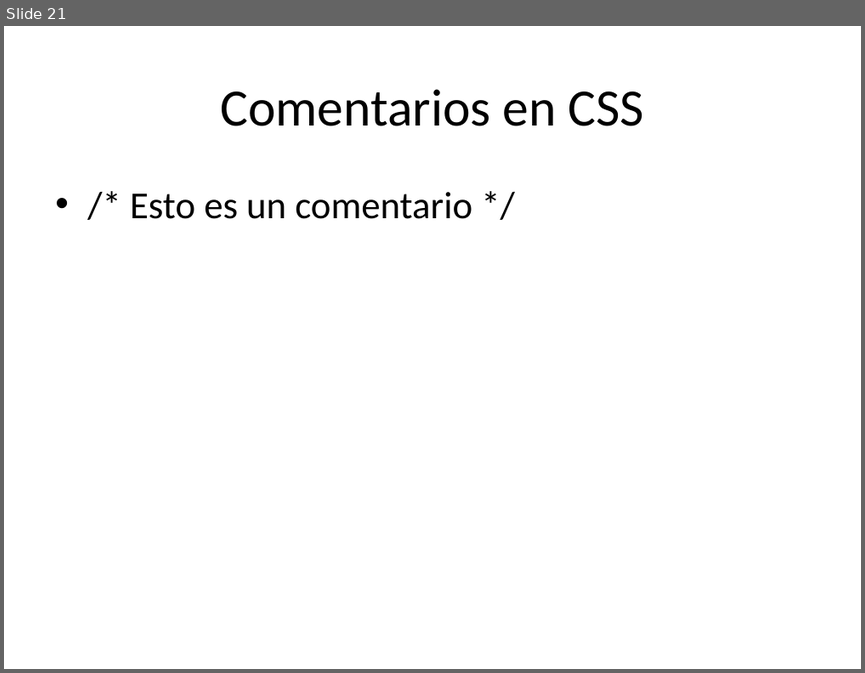
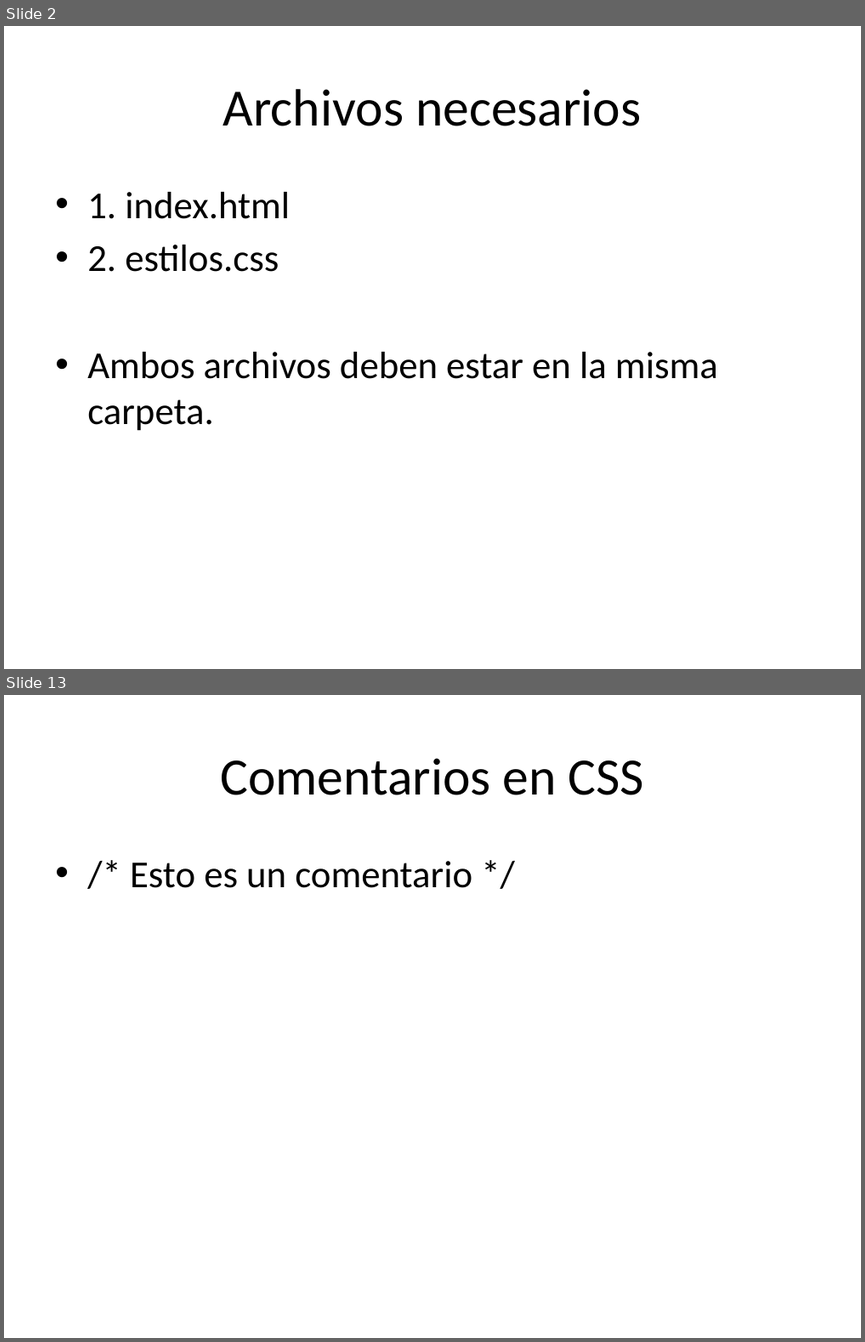
Before and after one commit to santillanlc/ImplementaPaginasWeb, a slide deck: Practica_CSS_Basico28-01-26.pptx. Shown one above the other, each under a label of ours: slide 21 before the commit, slides 2 and 13 after it; the slides between them are not shown. The pictures are 865x673 and 865x1342 pixels, drawn with LibreOffice and Linux fonts; fonts in the diff are those of the drawing. Boxes give left, top, right and bottom in pixels: in the first picture for what was removed or moved away, otherwise in the second. Text is boxed around its words. In the diff, an @@ line names an element or a change of style, - is before the commit and + after.

```diff
--- a/Practica_CSS_Basico28-01-26.pptx
+++ b/Practica_CSS_Basico28-01-26.pptx
@@ slide 2 added at (4,26,861,669), background #FFFFFF @@
@@ title added at (223,89,641,126), 44 pt, text #000000 @@
+Archivos necesarios
@@ text added at (87,192,718,431), 32 pt, text #000000 @@
+• 1. index.html
+• 2. estilos.css
+• Ambos archivos deben estar en la misma carpeta.
@@ what was slide 21 is now slide 13 @@
```
Also in this commit, not shown: 10 slides changed, 3 other slides added, 11 slides removed.
